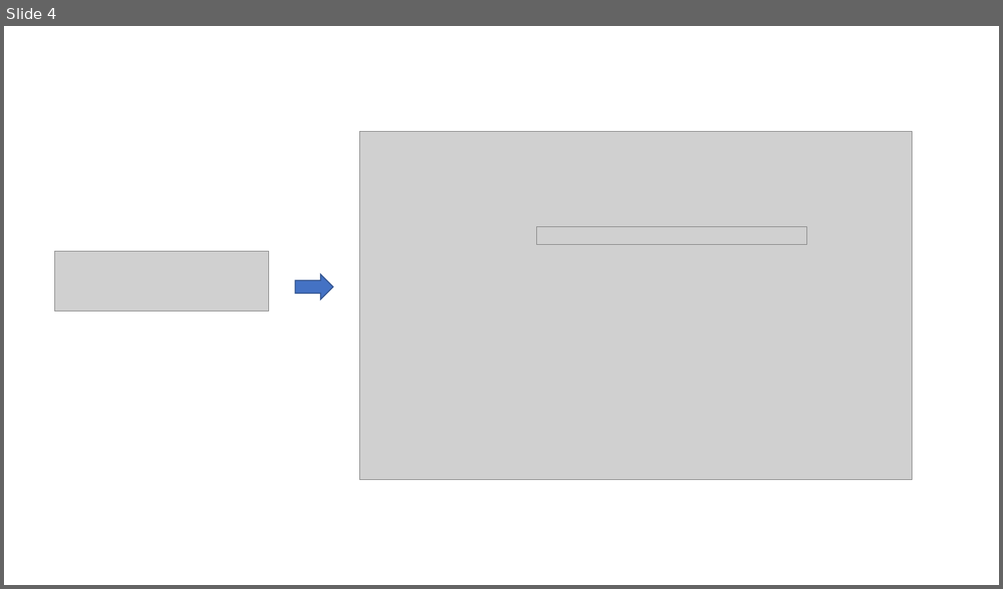
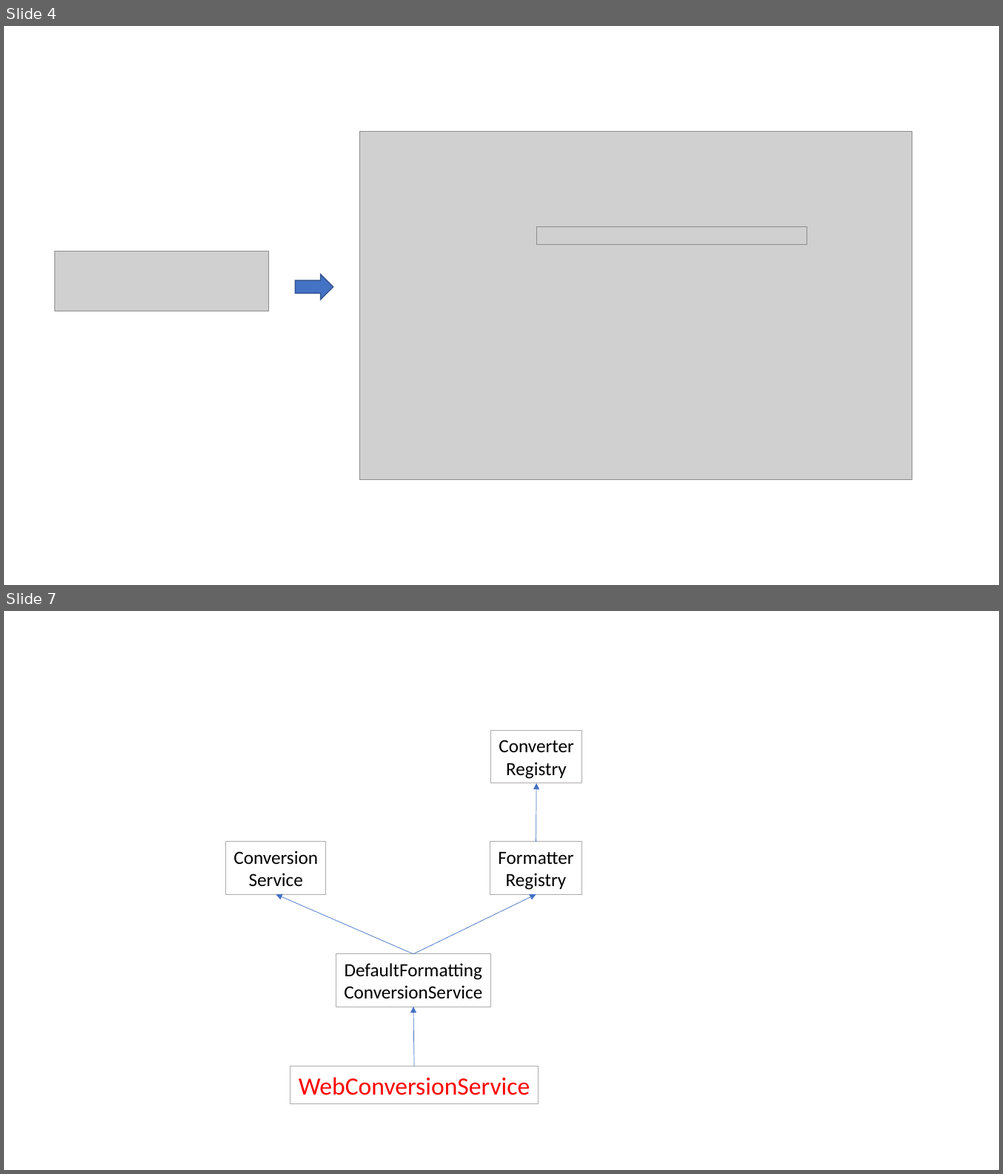
Before and after one commit to osj3474/Spring-Note, a slide deck: 02-스프링 프레임워크 핵심 기술/assets/image.pptx. Shown one above the other, each under a label of ours: slide 4 before the commit, slides 4 and 7 after it; the slides between them are not shown. The pictures are 1003x589 and 1003x1174 pixels, drawn with LibreOffice and Linux fonts; fonts in the diff are those of the drawing; grey boxes stand for pictures. Boxes give left, top, right and bottom in pixels: in the first picture for what was removed or moved away, otherwise in the second. Text is boxed around its words. In the diff, an @@ line names an element or a change of style, - is before the commit and + after.

Commit message:
Update | Formatter & etc.

```diff
--- a/02-스프링 프레임워크 핵심 기술/assets/image.pptx
+++ b/02-스프링 프레임워크 핵심 기술/assets/image.pptx
@@ slide 7 added at (4, 611, 999, 1170), background #FFFFFF @@
@@ rectangle added at (490, 730, 581, 783), outline #AFABAB 0.75 pt, 18 pt, text #000000 @@
+Converter
+Registry
@@ arrow added from (536, 842) to (536, 783), #4472C4 0.5 pt @@
@@ rectangle added at (225, 842, 326, 894), outline #AFABAB 0.75 pt, 18 pt, text #000000 @@
+Conversion
+Service
@@ rectangle added at (489, 842, 581, 894), outline #AFABAB 0.75 pt, 18 pt, text #000000 @@
+Formatter
+Registry
@@ arrow added from (414, 954) to (276, 894), #4472C4 0.5 pt @@
@@ arrow added from (414, 954) to (536, 894), #4472C4 0.5 pt @@
@@ rectangle added at (336, 954, 491, 1007), outline #AFABAB 0.75 pt, 18 pt, text #000000 @@
+DefaultFormatting
+ConversionService
@@ arrow added from (415, 1067) to (414, 1007), #4472C4 0.5 pt @@
@@ rectangle added at (290, 1067, 538, 1104), outline #AFABAB 0.75 pt, 24 pt, text #FF0000 @@
+WebConversionService
```
Also in this commit, not shown: 1 other slide added, 2 slides removed, 8 other files.
